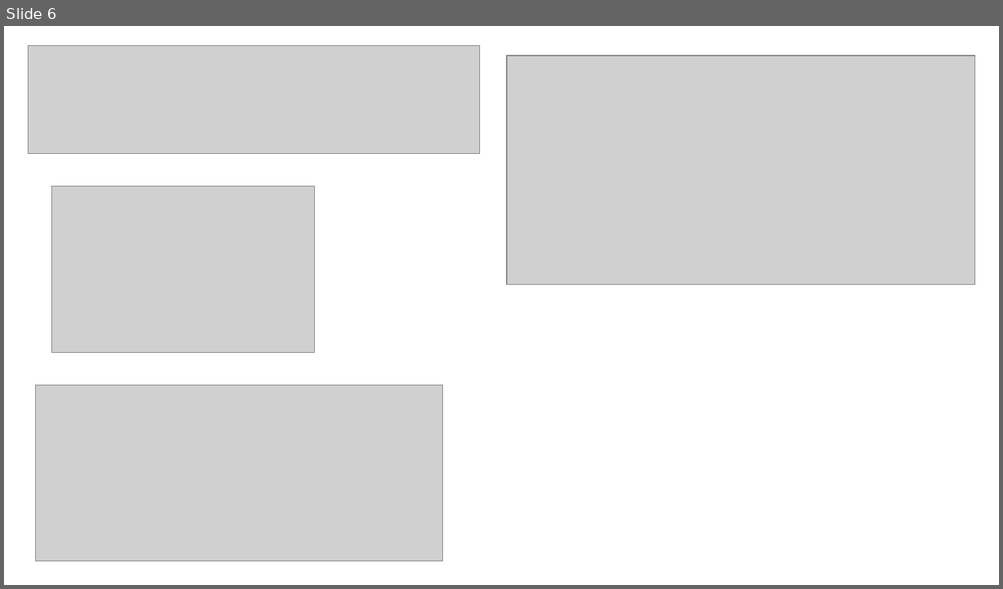
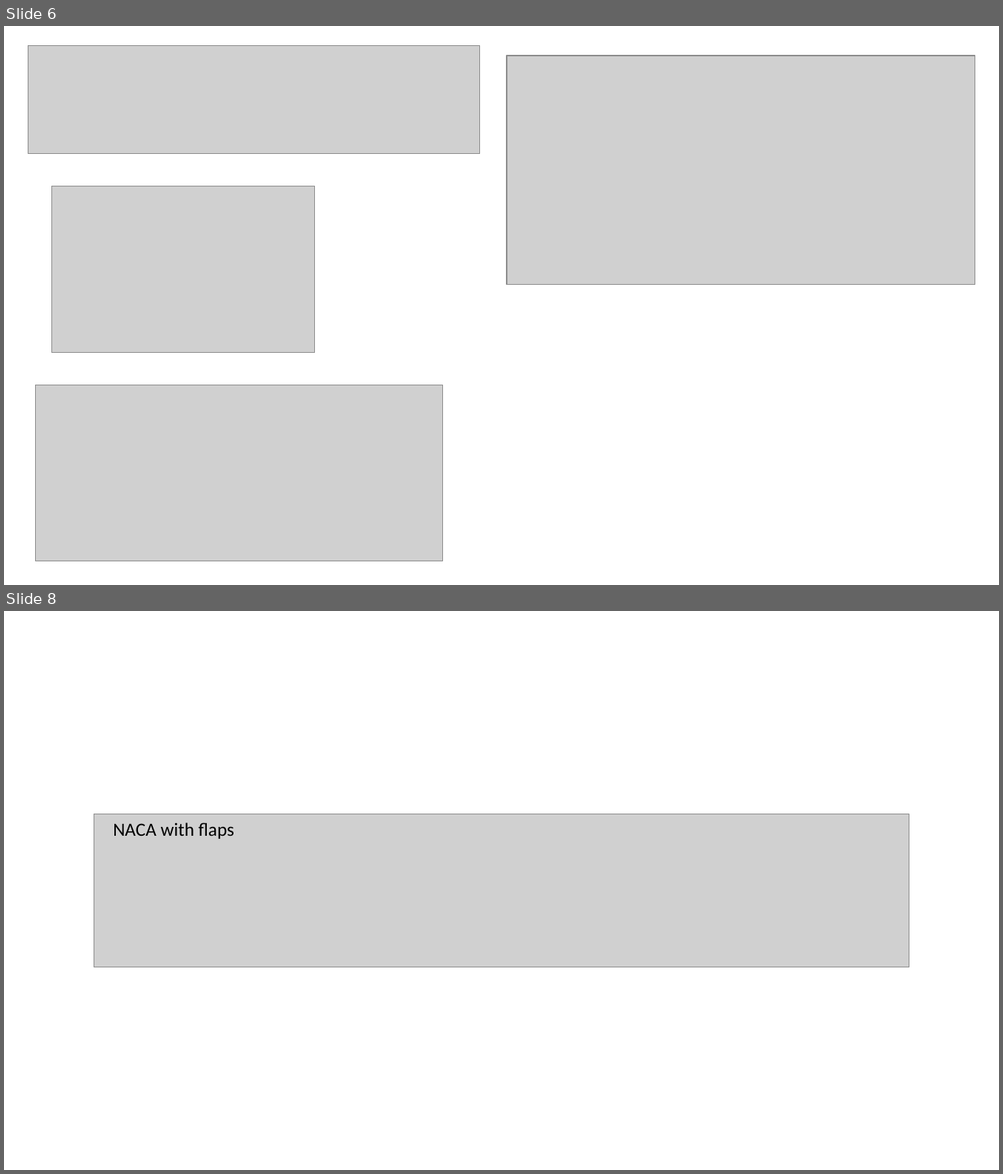
Before and after one commit to KantouniasA/flightDynamics, a slide deck: TechnicalReport/Figures.pptx. Shown one above the other, each under a label of ours: slide 6 before the commit, slides 6 and 8 after it; the slides between them are not shown. The pictures are 1003x589 and 1003x1174 pixels, drawn with LibreOffice and Linux fonts; fonts in the diff are those of the drawing; grey boxes stand for pictures. Boxes give left, top, right and bottom in pixels: in the first picture for what was removed or moved away, otherwise in the second. Text is boxed around its words. In the diff, an @@ line names an element or a change of style, - is before the commit and + after.

```diff
--- a/TechnicalReport/Figures.pptx
+++ b/TechnicalReport/Figures.pptx
@@ slide 8 added at <box>4,611,999,1170</box>, background #FFFFFF @@
@@ picture added at <box>94,814,909,968</box> @@
@@ text added at <box>113,823,234,839</box>, 18 pt, text #000000 @@
+NACA with flaps
```
Also in this commit, not shown: 2 other slides added, 3 other files.
